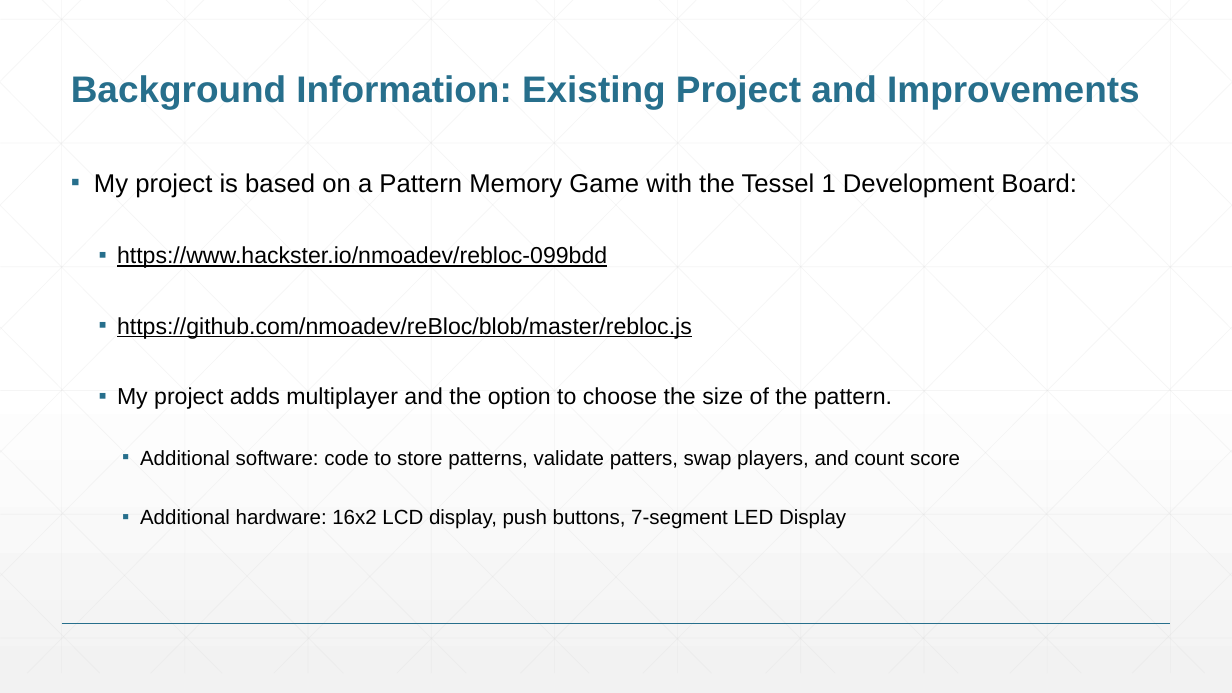
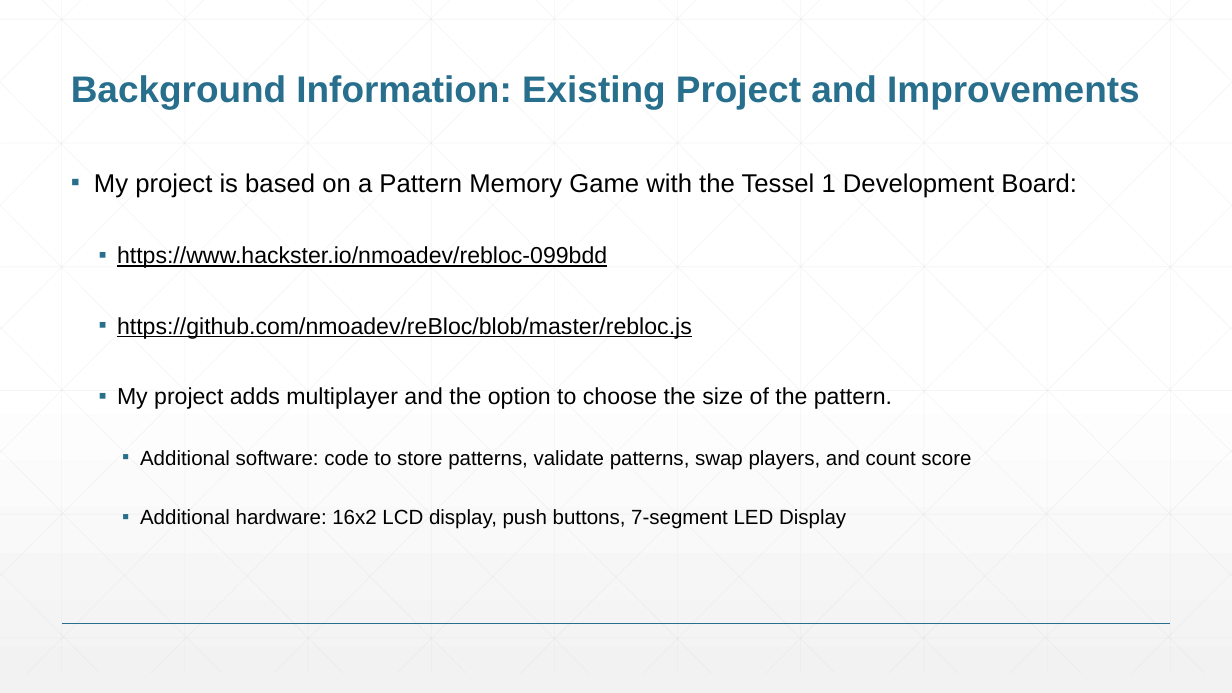
Before and after one commit to deepsn458/ENGI301, a slide deck: slide 6 of project_01/docs/Narayan_ENGI301_project_01_proposal.pptx. Drawn at 1232x693 pixels with LibreOffice and Linux fonts; fonts in the diff are those of the drawing. Boxes give left, top, right and bottom in pixels: in the first picture for what was removed or moved away, otherwise in the second. Text is boxed around its words. In the diff, an @@ line names an element or a change of style, - is before the commit and + after.

Commit message:
updated presentation

```diff
--- a/project_01/docs/Narayan_ENGI301_project_01_proposal.pptx
+++ b/project_01/docs/Narayan_ENGI301_project_01_proposal.pptx
@@ text at [140, 450, 971, 469]: text changed @@
-    ▪ Additional software: code to store patterns, validate patters, swap players, and count score
+    ▪ Additional software: code to store patterns, validate patterns, swap players, and count score
```
Also in this commit, not shown: 1 other slide changed, 1 slide added.
